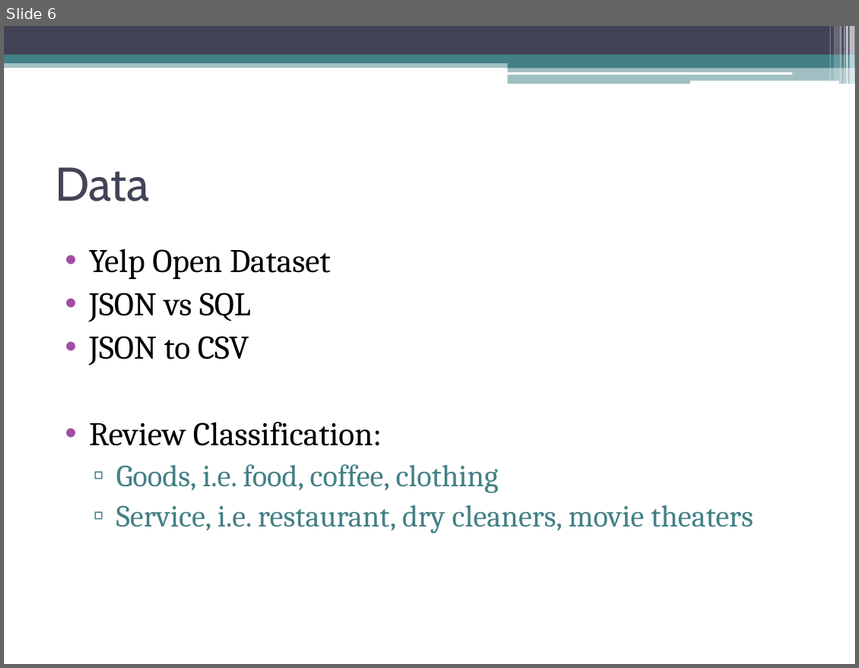
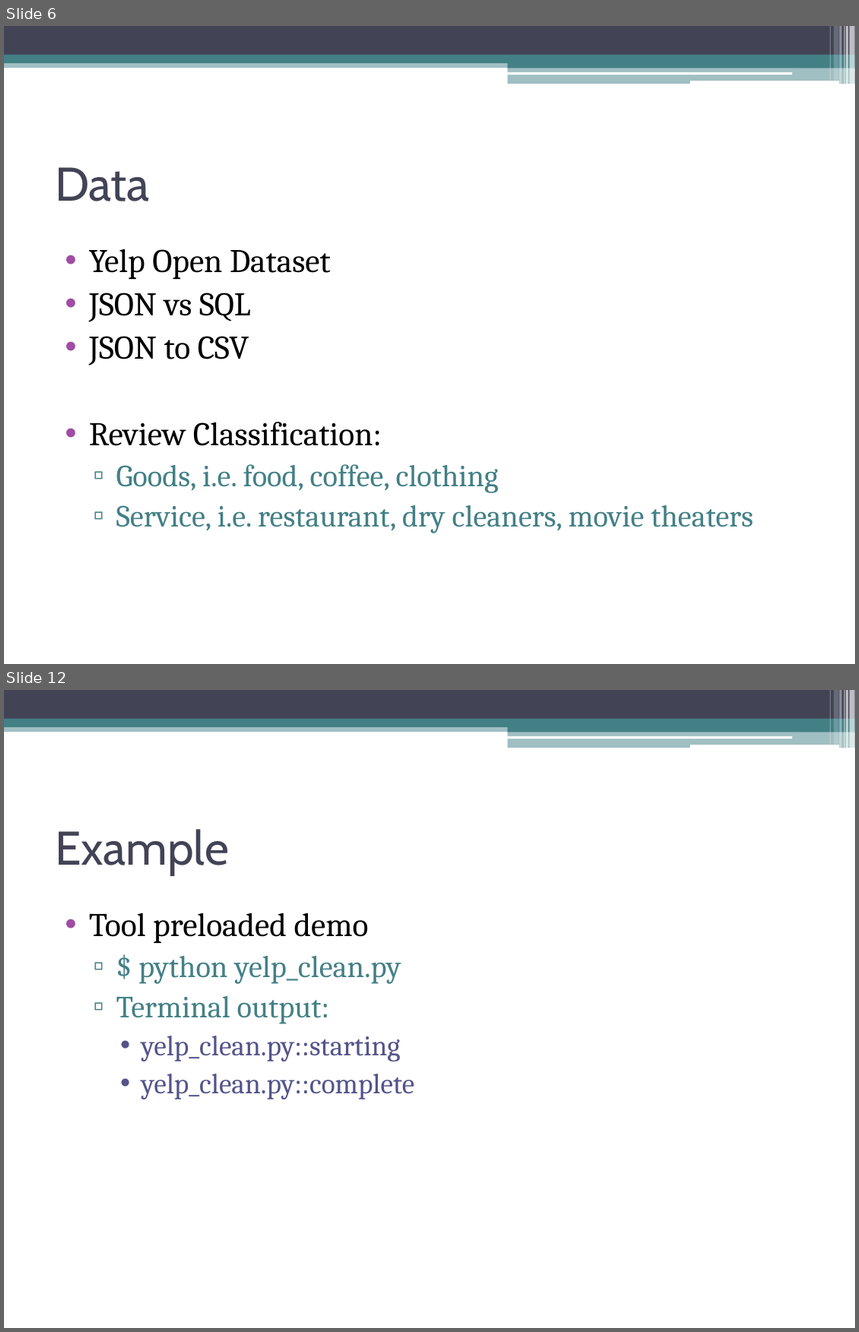
Before and after one commit to dheerajpatta/CS410-Project, a slide deck: Yelp.pptx. Shown one above the other, each under a label of ours: slide 6 before the commit, slides 6 and 12 after it; the slides between them are not shown. The pictures are 859x668 and 859x1332 pixels, drawn with LibreOffice and Linux fonts; fonts in the diff are those of the drawing. Boxes give left, top, right and bottom in pixels: in the first picture for what was removed or moved away, otherwise in the second. Text is boxed around its words. In the diff, an @@ line names an element or a change of style, - is before the commit and + after.

```diff
--- a/Yelp.pptx
+++ b/Yelp.pptx
@@ slide 12 added at bbox=[4, 690, 855, 1328], background #FFFFFF; not listed: 13 template elements that a slide beside it also shows @@
@@ title added at bbox=[55, 829, 229, 875], 40 pt, text #424456 @@
+Example
@@ text added at bbox=[89, 913, 414, 1100], 24 pt, text #53548A @@
+• Tool preloaded demo
+  ▫ $ python yelp_clean.py
+  ▫ Terminal output:
+    • yelp_clean.py::starting
+    • yelp_clean.py::complete
```
Also in this commit, not shown: 2 slides changed, 7 other slides added, 16 other files.
